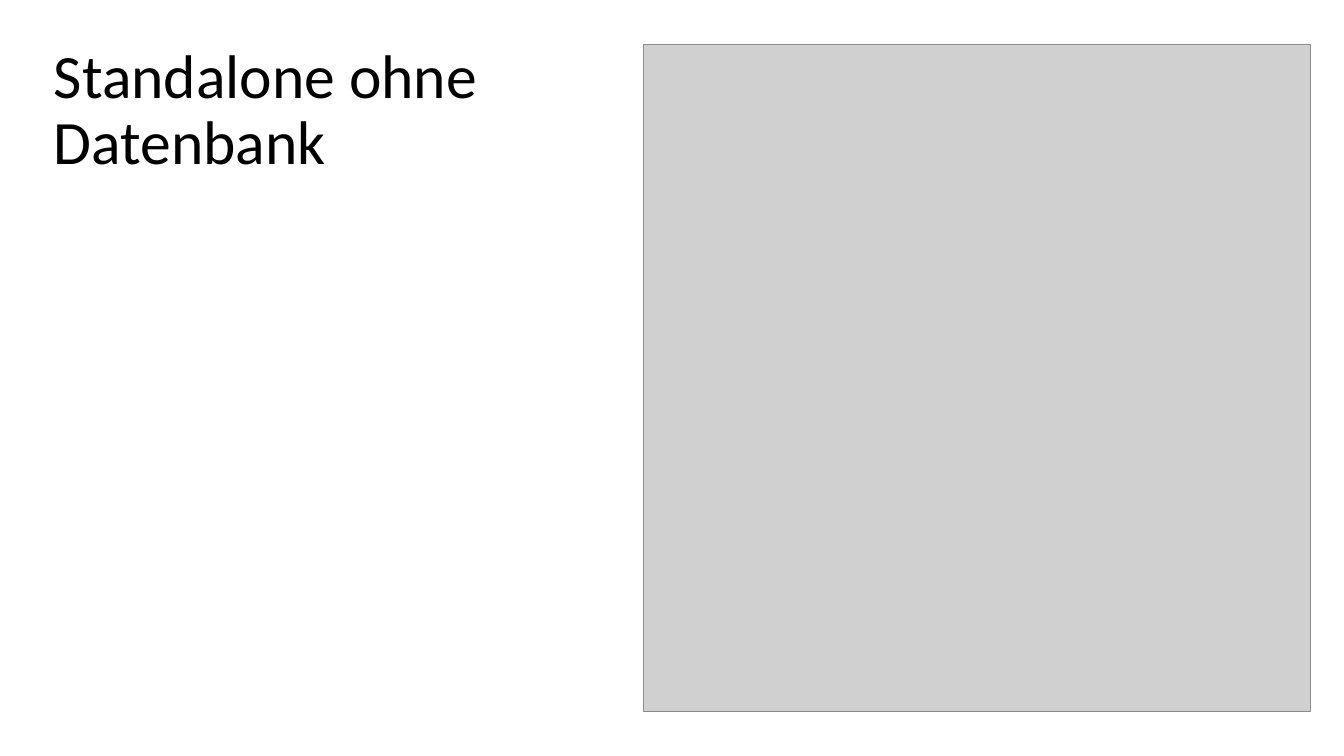
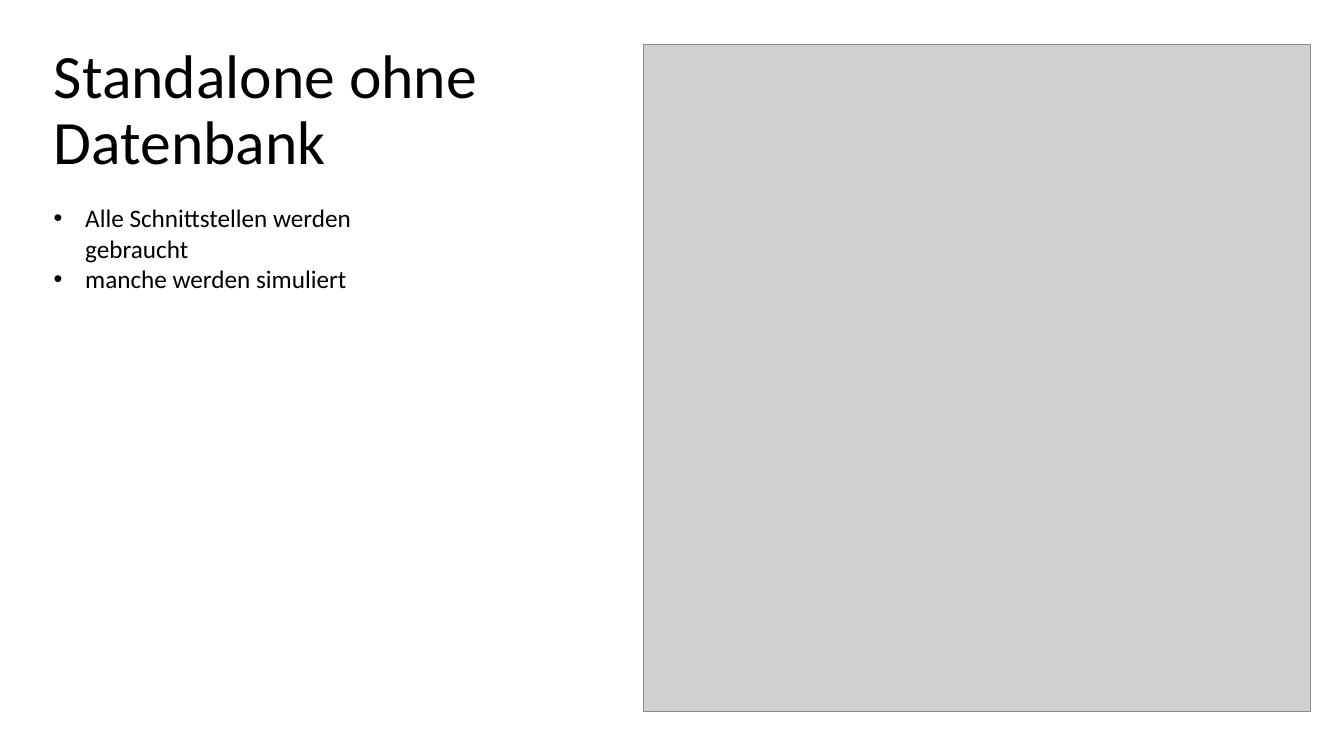
Before and after one commit to IvanAgibalov97/Praxisbericht, a slide deck: slide 17 of präsentation.pptx (slide 11 before the commit). Drawn at 1344x756 pixels with LibreOffice and Linux fonts; fonts in the diff are those of the drawing; grey boxes stand for pictures. Boxes give left, top, right and bottom in pixels: in the first picture for what was removed or moved away, otherwise in the second. Text is boxed around its words. In the diff, an @@ line names an element or a change of style, - is before the commit and + after.

```diff
--- a/präsentation.pptx
+++ b/präsentation.pptx
@@ text added at (85, 209, 351, 289), 18 pt, text #000000 @@
+• Alle Schnittstellen werden gebraucht
+• manche werden simuliert
```
Also in this commit, not shown: 4 other slides changed, 10 slides added, 2 slides removed, 16 other files.
